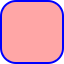
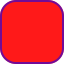
Layered file, before and after one edit (w=64, h=64). Changes by layer:
added layer "Rounded Rectangle 1 copy's Inner Stroke" above "Rounded Rectangle 1 copy" over [0, 0, 64, 64]
added layer "Rounded Rectangle 1 copy" (55%) above "Layer 1" over [0, 0, 64, 64]
